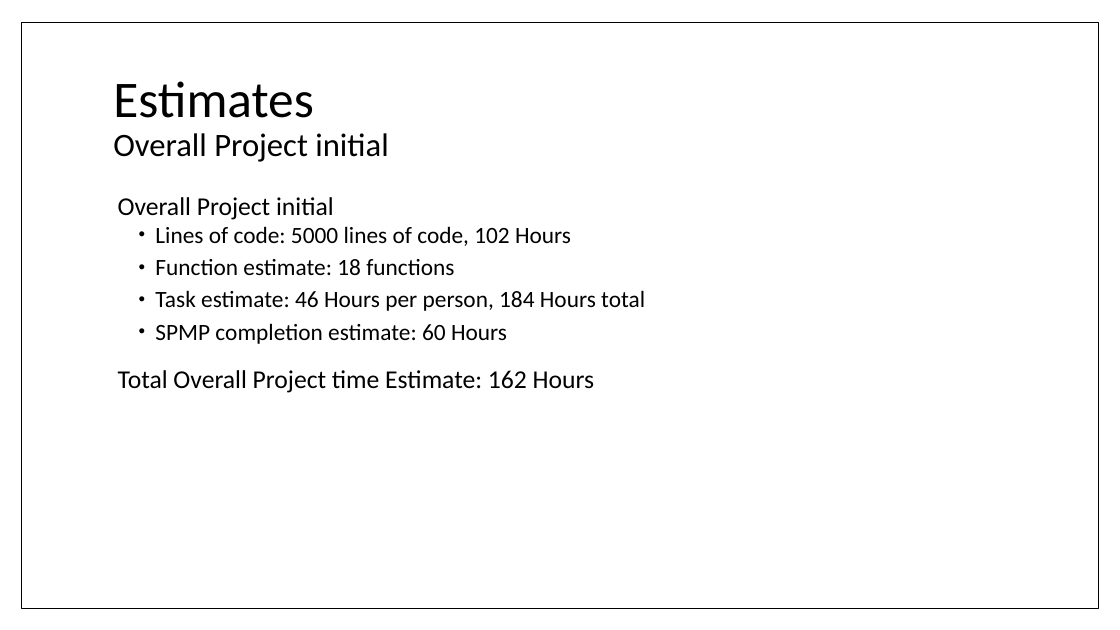
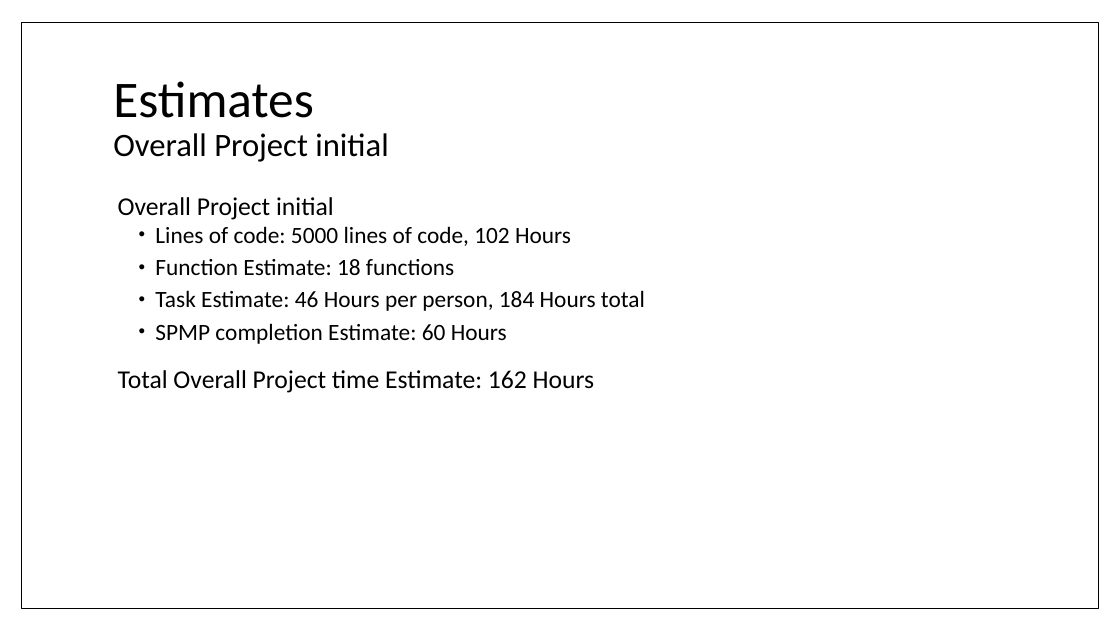
Before and after one commit to umdfeynman/umdfeynman, a slide deck: slide 11 of Work_In_Progress/CS/SPMP_Presentation.pptx. Drawn at 1120x630 pixels with LibreOffice and Linux fonts; fonts in the diff are those of the drawing. Boxes give left, top, right and bottom in pixels: in the first picture for what was removed or moved away, otherwise in the second. Text is boxed around its words. In the diff, an @@ line names an element or a change of style, - is before the commit and + after.

Commit message:
SPMP_Presentation

```diff
--- a/Work_In_Progress/CS/SPMP_Presentation.pptx
+++ b/Work_In_Progress/CS/SPMP_Presentation.pptx
@@ text at bbox=[155, 259, 645, 344]: text changed @@
-  • Function estimate: 18 functions
-  • Task estimate: 46 Hours per person, 184 Hours total
-  • SPMP completion estimate: 60 Hours
+  • Function Estimate: 18 functions
+  • Task Estimate: 46 Hours per person, 184 Hours total
+  • SPMP completion Estimate: 60 Hours
```
Also in this commit, not shown: 10 other slides changed, 1 slide added, 1 slide removed.
